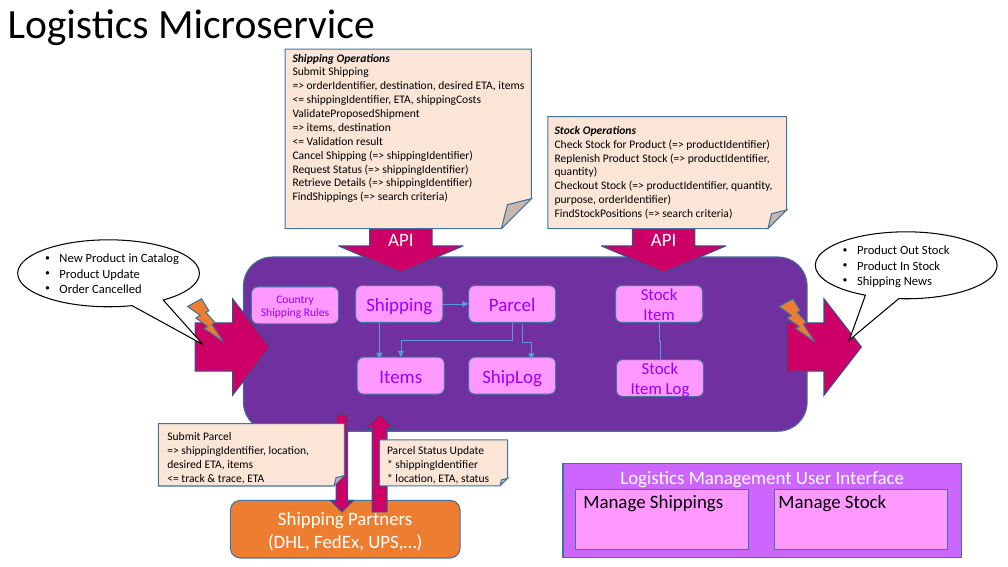
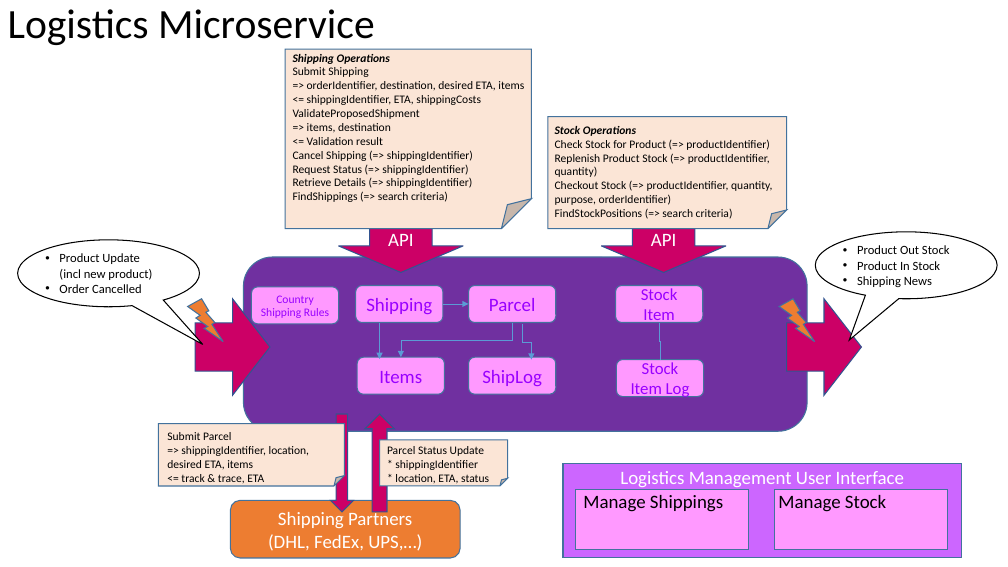
Before and after one commit to lucasjellema/logistics-microservice-soaring-clouds-sequel, a slide deck: slide 3 of Logistics-Microservice-in-Soaring through the Clouds – The Sequel.pptx. Drawn at 1008x567 pixels with LibreOffice and Linux fonts; fonts in the diff are those of the drawing. Boxes give left, top, right and bottom in pixels: in the first picture for what was removed or moved away, otherwise in the second. Text is boxed around its words. In the diff, an @@ line names an element or a change of style, - is before the commit and + after.

```diff
--- a/Logistics-Microservice-in-Soaring through the Clouds – The Sequel.pptx
+++ b/Logistics-Microservice-in-Soaring through the Clouds – The Sequel.pptx
@@ text at box(59, 253, 152, 280): text changed @@
-• New Product in Catalog
-• Product Update
+• Product Update
+  (incl new product)
```
Also in this commit, not shown: 1 slide added, 1 other file.
